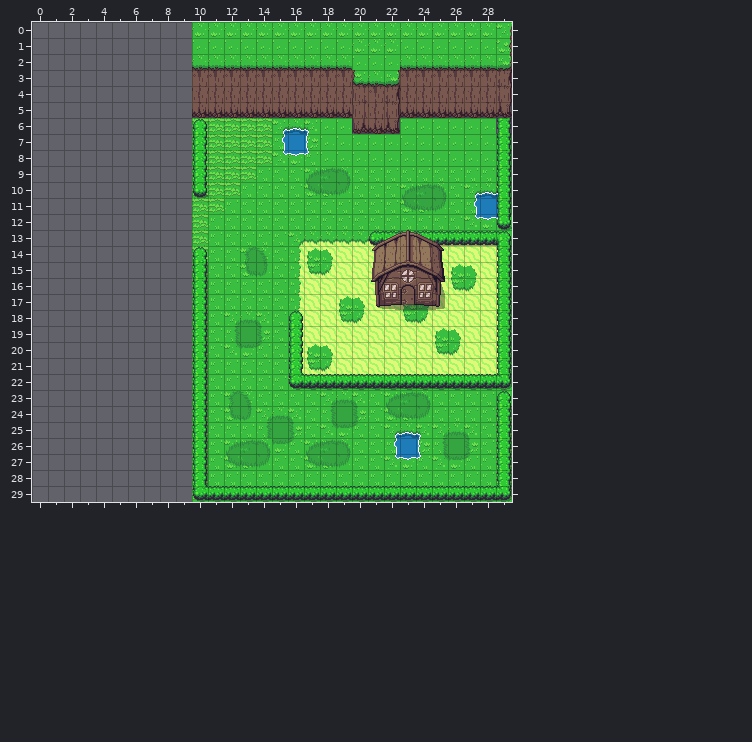
Tiled map: maps/Opening.tmx. The first picture shows the starting point.
Cells are 16x16 px. Shown: x 0..29, y 0..29. The old version is drawn lined up with the new one.
Now the later version:
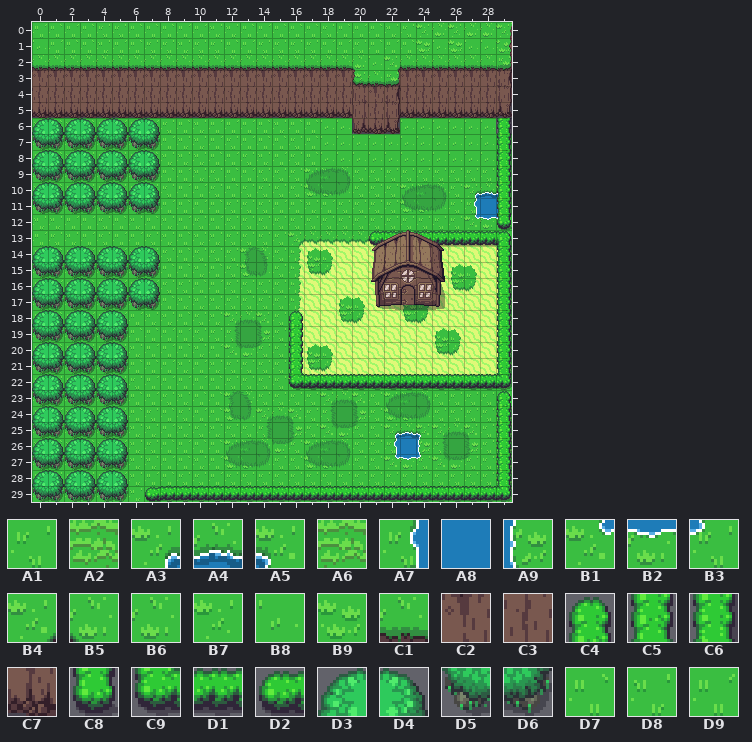
Key: from "overworld": A1 0, A2 212, A3 242, A4 243, A5 244, A6 252, A7 282, A8 283, A9 284, B1 322, B2 323, B3 324, B4 360, B5 361, B6 365, B7 367, B8 405, B9 407, C1 445, C2 485, C3 525, C4 560, C5 561, C6 563, C7 565, C8 600, C9 601, D1 602, D2 640, D3 645, D4 646, D5 685, D6 686, D7 1441, D8 1442, D9 1443.
__ is an empty cell, ## one hidden under a higher layer, .. an unchanged one.
The exact change:
map size 20x30 -> 30x30 cells (old content now starts at 10,0; both pictures use the new coordinates)
--- layer "Base"
@@ x 0..24 @@
- 0 __ __ __ __ __ __ __ __ __ __ B6 B6 B6 B6 B6 B6 B6 B6 B6 B6 B6 B6 B6 B6 B6
- 1 __ __ __ __ __ __ __ __ __ __ B8 B8 B8 B8 B8 B8 B8 B8 B8 B8 B6 B6 B6 B8 B8
- 2 __ __ __ __ __ __ __ __ __ __ .. .. .. .. .. .. .. .. .. .. B8 .. B8 .. ..
- 3 __ __ __ __ __ __ __ __ __ __ .. .. .. .. .. .. .. .. .. .. .. .. .. .. ..
- 4 __ __ __ __ __ __ __ __ __ __ .. .. .. .. .. .. .. .. .. .. .. .. .. .. ..
- 5 __ __ __ __ __ __ __ __ __ __ .. .. .. .. .. .. .. .. .. .. .. .. .. .. ..
- 6 __ __ __ __ __ __ __ __ __ __ A2 A2 __ __ __ __ __ __ .. .. .. .. .. .. ..
- 7 __ __ __ __ __ __ __ __ __ __ A2 ## __ __ __ __ __ __ .. .. .. .. .. .. ..
- 8 __ __ __ __ __ __ __ __ __ __ A2 __ __ __ ## __ __ __ .. .. .. .. .. .. ..
- 9 __ __ __ __ __ __ __ __ __ __ A2 __ __ ## .. .. .. .. .. .. .. .. .. .. ..
-10 __ __ __ __ __ __ __ __ __ __ A6 ## __ .. .. .. .. .. .. .. .. .. .. .. ..
-11 __ __ __ __ __ __ __ __ __ __ A2 A2 .. .. .. A1 A1 A1 A1 .. .. .. .. .. ..
-12 __ __ __ __ __ __ __ __ __ __ A2 A1 .. .. .. .. .. .. .. .. .. .. .. .. ..
-13 __ __ __ __ __ __ __ __ __ __ A2 A1 .. .. .. .. .. .. .. .. .. .. .. .. ..
-14 __ __ __ __ __ __ __ __ __ __ A2 .. .. .. .. .. .. .. .. .. .. .. .. .. ..
-15 __ __ __ __ __ __ __ __ __ __ A2 A1 .. .. .. .. .. .. .. .. .. .. .. .. ..
-16 __ __ __ __ __ __ __ __ __ __ A2 A1 .. .. .. .. .. .. .. .. .. .. .. .. ..
-17 __ __ __ __ __ __ __ __ __ __ A2 A1 .. .. .. .. .. .. .. .. .. .. .. .. ..
-18 __ __ __ __ __ __ __ __ __ __ A2 A1 .. .. .. .. .. .. .. .. .. .. .. .. ..
-19 __ __ __ __ __ __ __ __ __ __ A2 .. .. .. .. .. .. .. .. .. .. .. .. .. ..
-20 __ __ __ __ __ __ __ __ __ __ A2 A1 .. .. .. .. .. .. .. .. .. .. .. .. ..
-21 __ __ __ __ __ __ __ __ __ __ A2 A1 .. .. .. .. .. .. .. .. .. .. .. .. ..
-22 __ __ __ __ __ __ __ __ __ __ A2 A1 .. .. .. .. .. .. .. .. .. .. .. .. ..
-23 __ __ __ __ __ __ __ __ __ __ A2 A1 .. .. .. .. .. .. .. .. .. .. .. .. ..
-24 __ __ __ __ __ __ __ __ __ __ A2 A1 .. .. .. .. .. .. .. .. .. .. .. .. ..
-25 __ __ __ __ __ __ __ __ __ __ A2 A1 .. .. .. .. .. .. .. .. .. .. .. .. ..
-26 __ __ __ __ __ __ __ __ __ __ A2 A1 .. .. .. .. .. .. .. .. .. .. .. .. ..
-27 __ __ __ __ __ __ __ __ __ __ A2 A1 .. .. .. .. .. .. .. .. .. .. .. .. ..
-28 __ __ __ __ __ __ __ __ __ __ A2 A1 .. .. .. .. .. .. .. .. .. .. .. .. ..
-29 __ __ __ __ __ __ __ __ __ __ A2 A2 .. .. .. .. .. .. .. .. .. .. .. .. ..
+ 0 D9 D7 D9 D7 A1 A1 D7 D7 D7 D9 D9 D8 D8 D7 D9 D7 D7 D7 A1 D7 D9 D7 D8 A1 ##
+ 1 B8 D9 D7 D7 D8 D9 D7 A1 A1 D8 A1 A1 D7 D9 A1 A1 A1 A1 D9 D9 A1 D7 D9 D7 ##
+ 2 C1 C1 C1 C1 C1 C1 C1 C1 C1 C1 .. .. .. .. .. .. .. .. .. .. B5 .. B4 .. ..
+ 3 C2 C2 C2 C2 C2 C2 C2 C2 C2 C2 .. .. .. .. .. .. .. .. .. .. .. .. .. .. ..
+ 4 C3 C3 C3 C3 C3 C3 C3 C3 C3 C3 .. .. .. .. .. .. .. .. .. .. .. .. .. .. ..
+ 5 C7 C7 C7 C7 C7 C7 C7 C7 C7 C7 .. .. .. .. .. .. .. .. .. .. .. .. .. .. ..
+ 6 D8 D7 D8 D7 D9 D9 D7 D9 A1 D7 D8 D9 D9 D9 D7 D8 D7 D7 .. .. .. .. .. .. ..
+ 7 D9 D8 D7 D8 D9 D8 A1 D9 D9 D8 D8 D9 A1 D9 D7 D7 A1 D7 .. .. .. .. .. .. ..
+ 8 D7 D7 D8 A1 D7 A1 A1 D7 D8 D8 D8 D7 D9 A1 D8 D9 A1 D7 .. .. .. .. .. .. ..
+ 9 D9 A1 D9 A1 D7 D9 D8 D8 D7 D9 D8 A1 D7 D9 .. .. .. .. .. .. .. .. .. .. ..
+10 D8 D7 D9 A1 A1 D8 D7 D8 A1 D9 D9 A1 D7 .. .. .. .. .. .. .. .. .. .. .. ..
+11 D8 A1 D9 D9 A1 D9 A1 D7 D9 D7 D9 D7 .. .. .. D9 D7 D8 D9 .. .. .. .. .. ..
+12 D8 D8 D9 D9 A1 D7 D8 D7 D8 D9 A1 D9 .. .. .. .. .. .. .. .. .. .. .. .. ..
+13 D9 A1 D8 D9 A1 D9 D9 A1 D8 D7 D8 D8 .. .. .. .. .. .. .. .. .. .. .. .. ..
+14 A1 D7 D7 D9 D9 D9 D8 D8 A1 D7 A1 .. .. .. .. .. .. .. .. .. .. .. .. .. ..
+15 A1 A1 D8 D9 A1 D7 D9 D9 D7 D7 D8 D7 .. .. .. .. .. .. .. .. .. .. .. .. ..
+16 D7 D9 D9 D7 A1 D9 A1 D9 A1 A1 D7 D9 .. .. .. .. .. .. .. .. .. .. .. .. ..
+17 D8 A1 A1 D7 A1 A1 A1 D9 D7 D8 D8 D8 .. .. .. .. .. .. .. .. .. .. .. .. ..
+18 D9 D7 D9 D9 D9 D9 D9 D8 D8 D7 A1 D8 .. .. .. .. .. .. .. .. .. .. .. .. ..
+19 D9 D7 D8 A1 D9 D8 D7 D7 D9 D9 A1 .. .. .. .. .. .. .. .. .. .. .. .. .. ..
+20 A1 D7 A1 A1 D7 A1 D8 D9 D9 D7 D8 D9 .. .. .. .. .. .. .. .. .. .. .. .. ..
+21 A1 D9 D7 D7 A1 D9 D7 D7 D9 D8 D9 D8 .. .. .. .. .. .. .. .. .. .. .. .. ..
+22 A1 A1 A1 D8 D9 A1 A1 D9 D9 D9 D9 D7 .. .. .. .. .. .. .. .. .. .. .. .. ..
+23 D7 D7 D9 D9 A1 A1 D7 D9 A1 D8 D7 D7 .. .. .. .. .. .. .. .. .. .. .. .. ..
+24 A1 D9 D8 D8 A1 A1 D7 A1 D7 A1 D9 D7 .. .. .. .. .. .. .. .. .. .. .. .. ..
+25 D9 D9 D7 D7 D9 D8 D8 D8 D9 D8 A1 D8 .. .. .. .. .. .. .. .. .. .. .. .. ..
+26 D8 D7 D8 D7 D8 D9 D8 A1 D7 D9 D7 D7 .. .. .. .. .. .. .. .. .. .. .. .. ..
+27 D7 A1 D9 D7 D7 D7 D8 D8 D9 D7 D8 D9 .. .. .. .. .. .. .. .. .. .. .. .. ..
+28 A1 A1 D9 D8 D9 D9 D8 D9 D7 A1 A1 D9 .. .. .. .. .. .. .. .. .. .. .. .. ..
+29 A1 D8 A1 D9 D8 D7 D8 D9 D7 D7 D8 D7 .. .. .. .. .. .. .. .. .. .. .. .. ..
--- layer "Objects"
@@ x 24..26 @@
- 0 __ .. __
- 1 __ .. __
+ 0 B7 .. B7
+ 1 B9 .. B9
@@ x 0..17 @@
- 6 __ __ __ __ __ __ __ __ .. .. C4 .. A2 A2 A2 A3 A4 A5
- 7 __ __ __ __ __ __ __ __ .. .. C5 A2 A6 A6 A6 A7 A8 A9
- 8 __ __ __ __ __ __ __ __ .. .. C5 A6 A6 A6 A6 B1 B2 B3
- 9 __ __ __ __ __ __ __ __ .. .. C5 A2 A6 A6 .. .. .. ..
-10 __ __ __ __ __ __ __ __ .. .. C8 A6 A6 .. .. .. .. ..
-11 __ __ __ __ __ __ __ __ .. .. .. .. .. .. .. .. .. ..
+ 6 D3 D4 D3 D4 D3 D4 D3 D4 .. .. __ .. __ __ __ __ __ __
+ 7 D5 D6 D5 D6 D5 D6 D5 D6 .. .. __ __ __ __ __ __ __ __
+ 8 D3 D4 D3 D4 D3 D4 D3 D4 .. .. __ __ __ __ __ __ __ __
+ 9 D5 D6 D5 D6 D5 D6 D5 D6 .. .. __ __ __ __ .. .. .. ..
+10 D3 D4 D3 D4 D3 D4 D3 D4 .. .. __ __ __ .. .. .. .. ..
+11 D5 D6 D5 D6 D5 D6 D5 D6 .. .. .. .. .. .. .. .. .. ..
@@ x 0..10 @@
-14 __ __ __ __ __ __ __ __ .. .. C4
-15 __ __ __ __ __ __ __ __ .. .. C6
-16 __ __ __ __ __ __ __ __ .. .. C6
-17 __ __ __ __ __ __ __ __ .. .. C6
-18 __ __ __ __ __ __ .. .. .. .. C6
-19 __ __ __ __ __ __ .. .. .. .. C6
-20 __ __ __ __ __ __ .. .. .. .. C6
-21 __ __ __ __ __ __ .. .. .. .. C6
-22 __ __ __ __ __ __ .. .. .. .. C6
-23 __ __ __ __ __ __ .. .. .. .. C6
-24 __ __ __ __ __ __ .. .. .. .. C6
-25 __ __ __ __ __ __ .. .. .. .. C6
-26 __ __ __ __ __ __ .. .. .. .. C6
-27 __ __ __ __ __ __ .. .. .. .. C6
-28 __ __ __ __ __ __ .. .. .. .. C6
-29 __ __ __ __ __ __ .. __ __ __ C9
+14 D3 D4 D3 D4 D3 D4 D3 D4 .. .. __
+15 D5 D6 D5 D6 D5 D6 D5 D6 .. .. __
+16 D3 D4 D3 D4 D3 D4 D3 D4 .. .. __
+17 D5 D6 D5 D6 D5 D6 D5 D6 .. .. __
+18 D3 D4 D3 D4 D3 D4 .. .. .. .. __
+19 D5 D6 D5 D6 D5 D6 .. .. .. .. __
+20 D3 D4 D3 D4 D3 D4 .. .. .. .. __
+21 D5 D6 D5 D6 D5 D6 .. .. .. .. __
+22 D3 D4 D3 D4 D3 D4 .. .. .. .. __
+23 D5 D6 D5 D6 D5 D6 .. .. .. .. __
+24 D3 D4 D3 D4 D3 D4 .. .. .. .. __
+25 D5 D6 D5 D6 D5 D6 .. .. .. .. __
+26 D3 D4 D3 D4 D3 D4 .. .. .. .. __
+27 D5 D6 D5 D6 D5 D6 .. .. .. .. __
+28 D3 D4 D3 D4 D3 D4 .. .. .. .. __
+29 D5 D6 D5 D6 D5 D6 .. D2 D1 D1 D1
Changed places in both pictures, as pixel boxes (x1, y1, x2, y2):
changed: (32, 22, 430, 502)
added: (448, 23, 462, 53)
